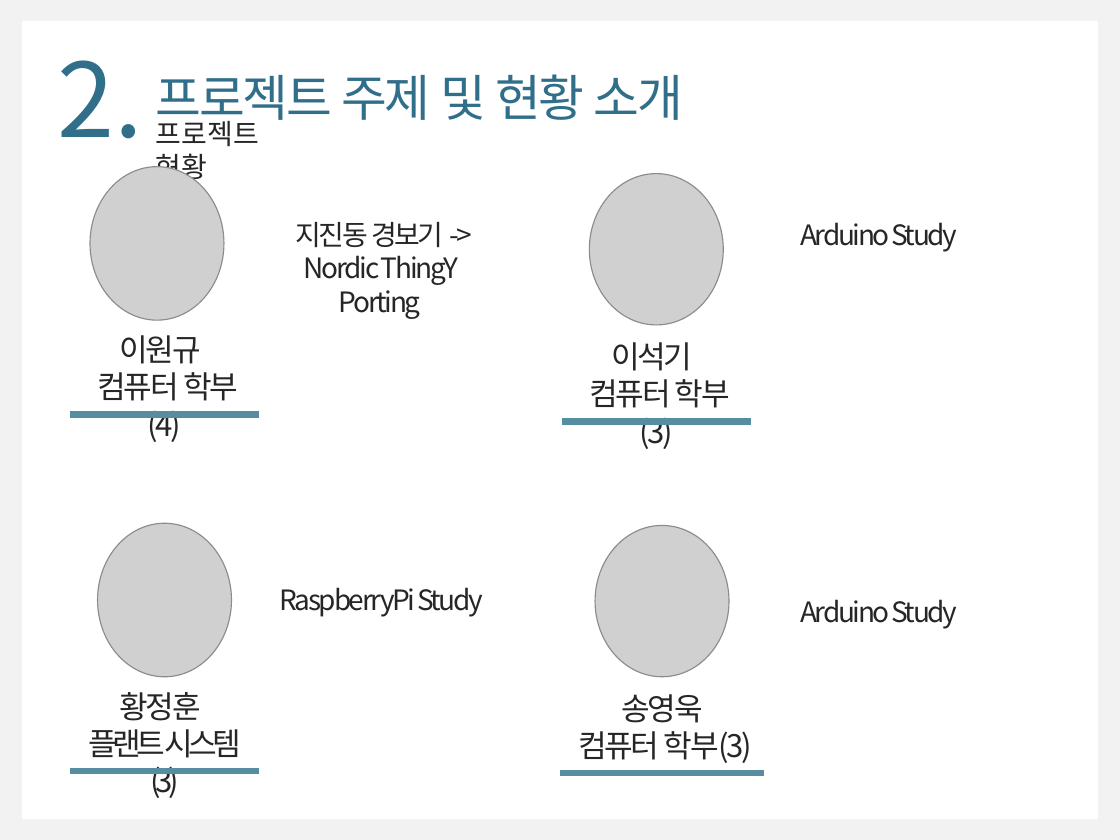
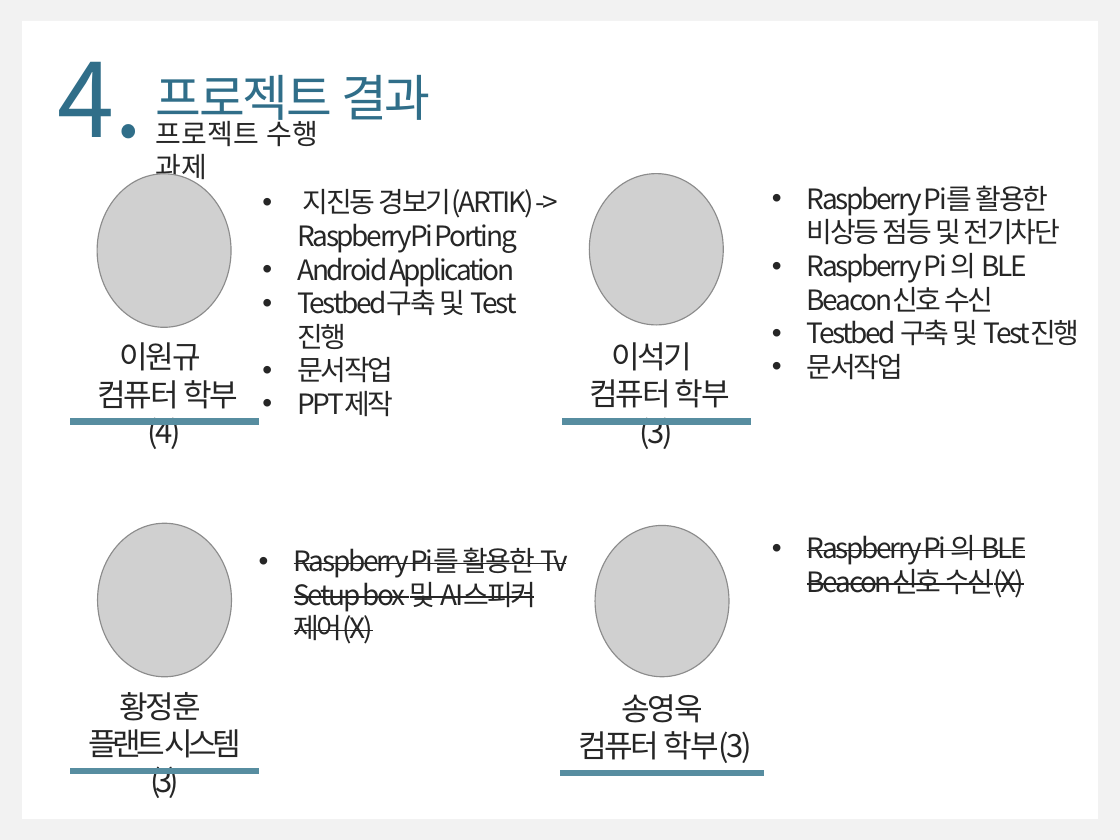
Before and after one commit to WongyuLee/KNU_SoftwareEngineering_2Team, a slide deck: slide 15 of doc/SoftwareEngineering_2Team(최종).pptx (slide 5 before the commit). Drawn at 1120x840 pixels with LibreOffice and Linux fonts; fonts in the diff are those of the drawing; grey boxes stand for pictures. Boxes give left, top, right and bottom in pixels: in the first picture for what was removed or moved away, otherwise in the second. Text is boxed around its words. In the diff, an @@ line names an element or a change of style, - is before the commit and + after.

Commit message:
PPT update

```diff
--- a/doc/SoftwareEngineering_2Team(최종).pptx
+++ b/doc/SoftwareEngineering_2Team(최종).pptx
@@ text at (58,61,144,139): text changed @@
-2.
+4.
@@ text at (156,75,430,129): text changed @@
-프로젝트 주제 및 현황 소개
+프로젝트 결과
@@ text at (156,116,319,185): text changed @@
-프로젝트 현황
+프로젝트 수행 과제
@@ picture: place and size @@
-picture at (90,167,224,320)
+picture at (97,174,232,327)
@@ text at (297,189,534,416): text changed @@
-지진동 경보기 -> Nordic ThingY Porting
+• 지진동 경보기(ARTIK) -> RaspberryPi Porting
+• Android Application
+• Testbed구축 및 Test진행
+• 문서작업
+• PPT제작
@@ text at (807,185,1079,380): text changed @@
-Arduino Study
+• Raspberry Pi를 활용한 비상등 점등 및 전기차단
+• Raspberry Pi 의 BLE Beacon신호 수신
+• Testbed 구축 및 Test진행
+• 문서작업
@@ text "이원규": place and size @@
-text "이원규" at (97,335,238,442)
+text "이원규" at (97,342,238,449)
@@ rectangle: place and size @@
-rectangle at (71,412,259,418)
+rectangle at (71,419,259,424)
@@ text added at (807,535,1027,598), 18 pt, text #262626, strikethrough @@
+• Raspberry Pi 의 BLE Beacon신호 수신(X)
@@ text added at (294,547,568,644), 18 pt, text #262626, strikethrough @@
+• Raspberry Pi를 활용한 Tv Setup box 및 AI스피커 제어(X)
@@ text removed at (280,587,483,617) @@
-RaspberryPi Study
@@ text removed at (800,599,957,629) @@
-Arduino Study
```
Also in this commit, not shown: 5 other slides changed, 6 slides added, 5 slides removed, 2 other files.
